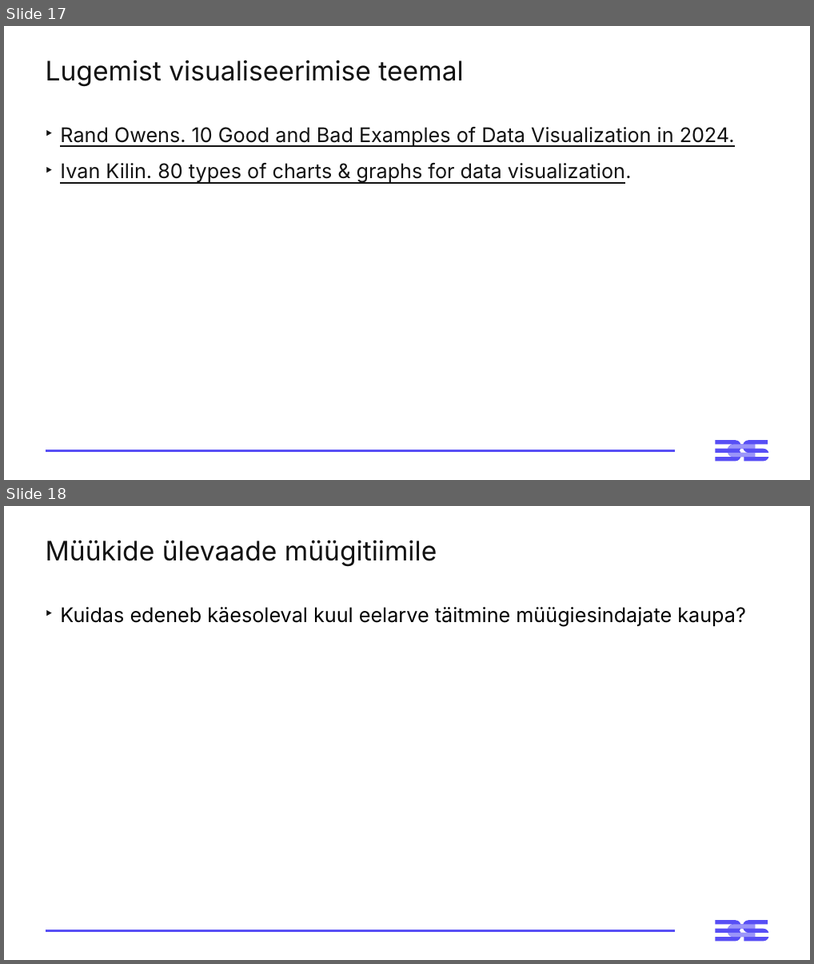
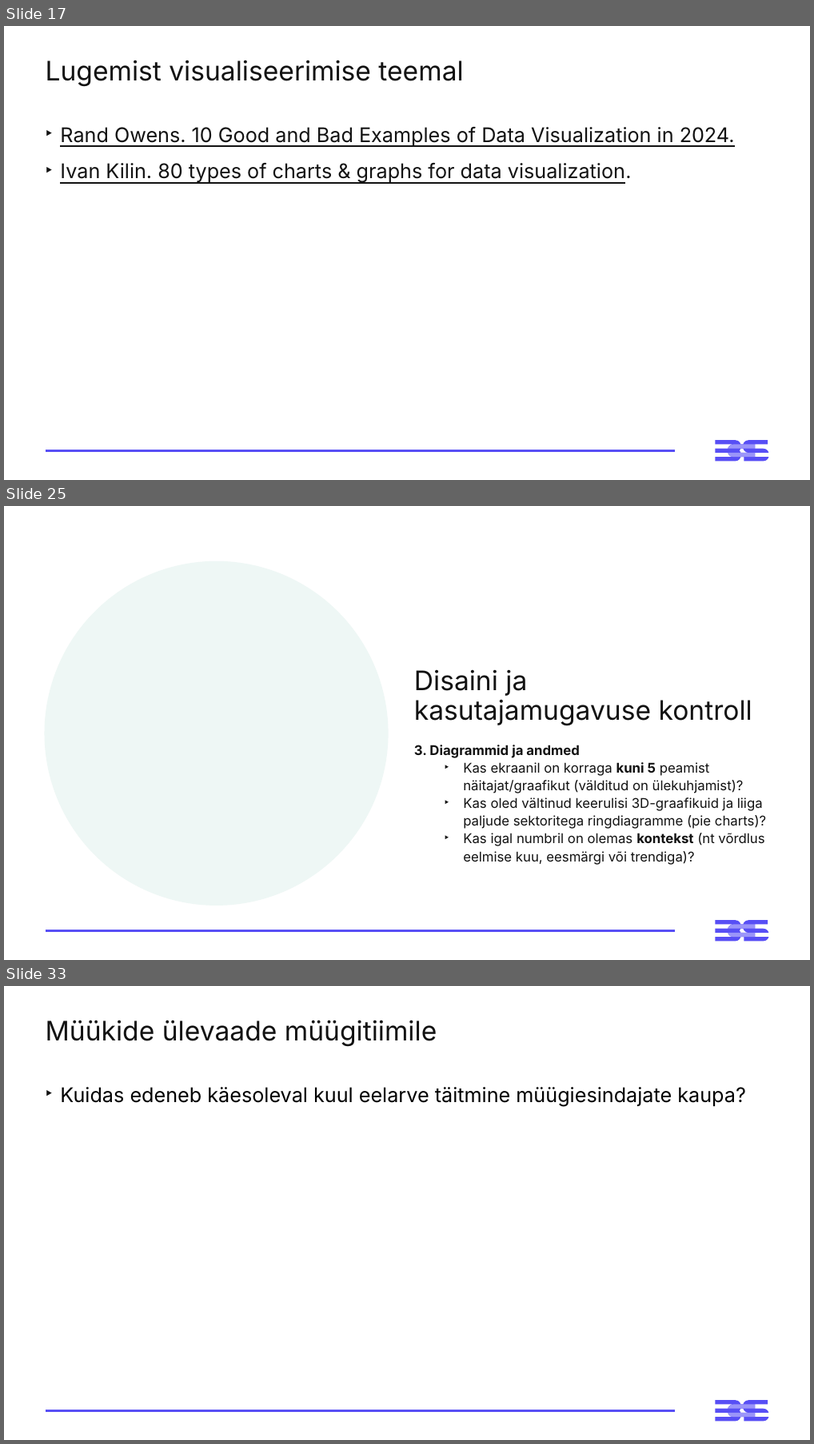
Before and after one commit to emilieabel/andmetarkus, a slide deck: Materjalid/Day3 M Visuaalid Andmelugu/3-paev-andmetarkus-esitlus.pptx. Shown one above the other, each under a label of ours: slides 17 and 18 before the commit, slides 17, 25 and 33 after it; the slides between them are not shown. The pictures are 814x964 and 814x1444 pixels, drawn with LibreOffice and Linux fonts; fonts in the diff are those of the drawing. Boxes give left, top, right and bottom in pixels: in the first picture for what was removed or moved away, otherwise in the second. Text is boxed around its words. In the diff, an @@ line names an element or a change of style, - is before the commit and + after.

```diff
--- a/Materjalid/Day3 M Visuaalid Andmelugu/3-paev-andmetarkus-esitlus.pptx
+++ b/Materjalid/Day3 M Visuaalid Andmelugu/3-paev-andmetarkus-esitlus.pptx
@@ slide 25 added at [4, 506, 810, 960], background #FFFFFF; not listed: 3 template elements that a slide beside it also shows @@
@@ ellipse added at [45, 561, 389, 905], fill #EEF7F5 @@
@@ title added at [414, 669, 753, 726], 32 pt, text #121212 @@
+Disaini ja kasutajamugavuse kontroll
@@ text added at [414, 744, 766, 864], 16 pt, text #121212 @@
+3. Diagrammid ja andmed
+  ‣ Kas ekraanil on korraga kuni 5 peamist näitajat/graafikut (välditud on ülekuhjamist)?
+  ‣ Kas oled vältinud keerulisi 3D-graafikuid ja liiga paljude sektoritega ringdiagramme (pie charts)?
+  ‣ Kas igal numbril on olemas kontekst (nt võrdlus eelmise kuu, eesmärgi või trendiga)?
@@ what was slide 18 is now slide 33 @@
```
Also in this commit, not shown: 1 slide changed, 14 other slides added, 1 other file.
